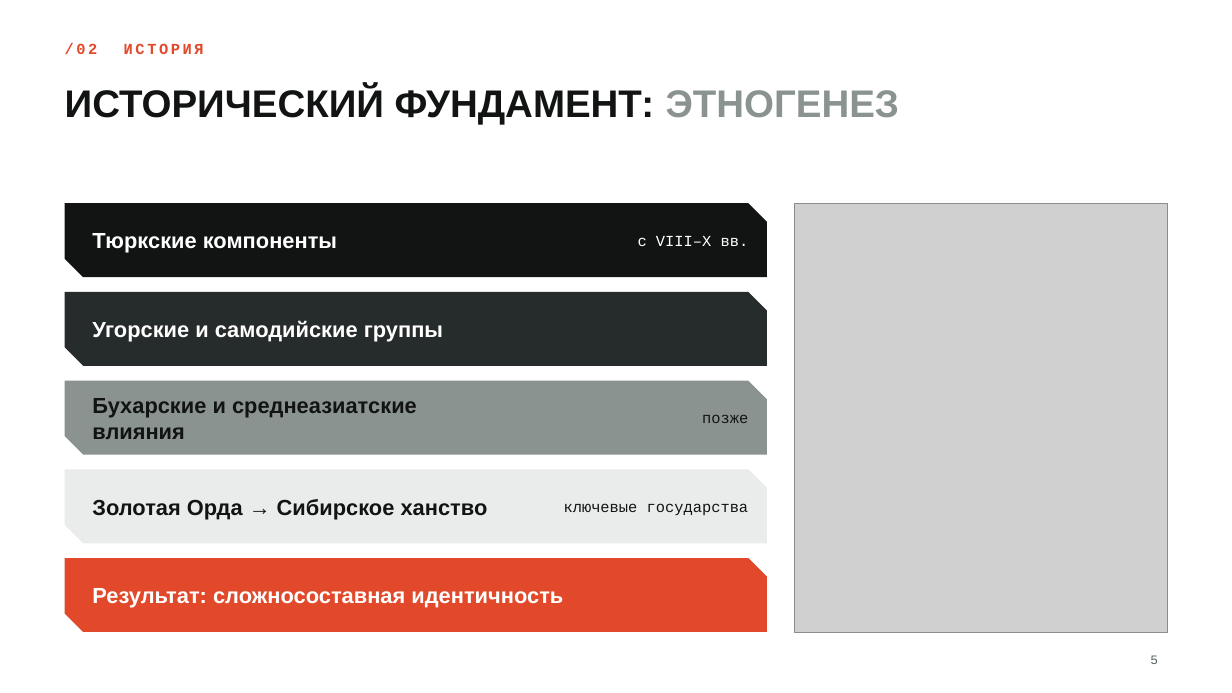
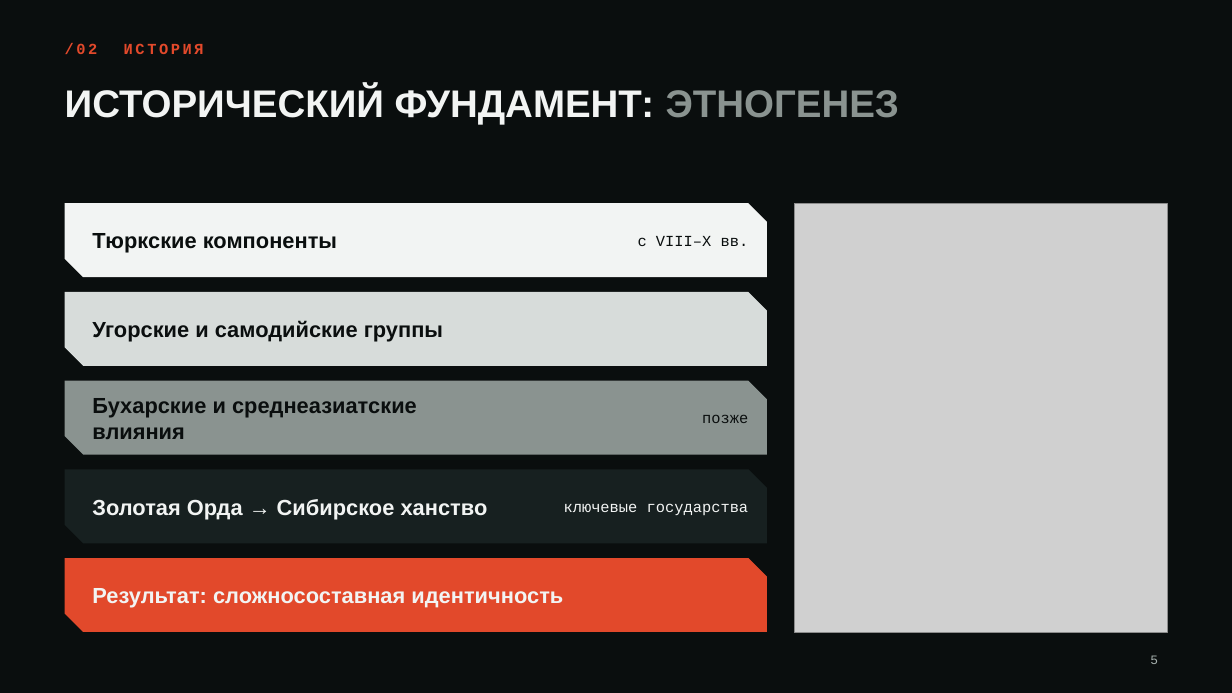
Before and after one commit to sgfsd/trading-bot, a slide deck: slide 5 of presentation/Siberian_Tatars_RU.pptx. Drawn at 1232x693 pixels with LibreOffice and Linux fonts; fonts in the diff are those of the drawing; grey boxes stand for pictures; background and template pictures are left out. Boxes give left, top, right and bottom in pixels: in the first picture for what was removed or moved away, otherwise in the second. Text is boxed around its words. In the diff, an @@ line names an element or a change of style, - is before the commit and + after.

```diff
--- a/presentation/Siberian_Tatars_RU.pptx
+++ b/presentation/Siberian_Tatars_RU.pptx
@@ background #FFFFFF to picture (left out) @@
@@ title "ИСТОРИЧЕСКИЙ ФУНДАМЕНТ: ЭТНОГЕНЕЗ" at box(65, 86, 899, 124): text colour #111413 to #F2F4F3 in "ИСТОРИЧЕСКИЙ ФУНДАМЕНТ:" @@
@@ freeform shape at box(65, 203, 767, 277): fill #111413 to #F2F4F3 @@
@@ freeform shape at box(65, 292, 767, 366): fill #262C2B to #D7DCDA @@
@@ text colour #FFFFFF to #0A0E0E in 3 elements at box(92, 233, 337, 253), box(638, 236, 749, 246), box(92, 320, 443, 342) @@
@@ text "Бухарские и среднеазиатские влияния" at box(92, 398, 417, 439): text colour #111413 to #0A0E0E @@
@@ text "позже" at box(702, 415, 748, 423): text colour #111413 to #0A0E0E @@
@@ freeform shape at box(65, 470, 767, 543): fill #E9ECEB to #172020 @@
@@ text "Золотая Орда → Сибирское ханство" at box(92, 499, 488, 519): text colour #111413 to #F2F4F3 @@
@@ text "ключевые государства" at box(564, 503, 749, 515): text colour #111413 to #F2F4F3 @@
@@ text "Результат: сложносоставная идентичность" at box(92, 588, 563, 608): text colour #FFFFFF to #F2F4F3 @@
@@ page number at box(1150, 655, 1158, 664): text colour #566260 to #A5AFAC @@
```
Also in this commit, not shown: 12 other slides changed, 1 other file.
